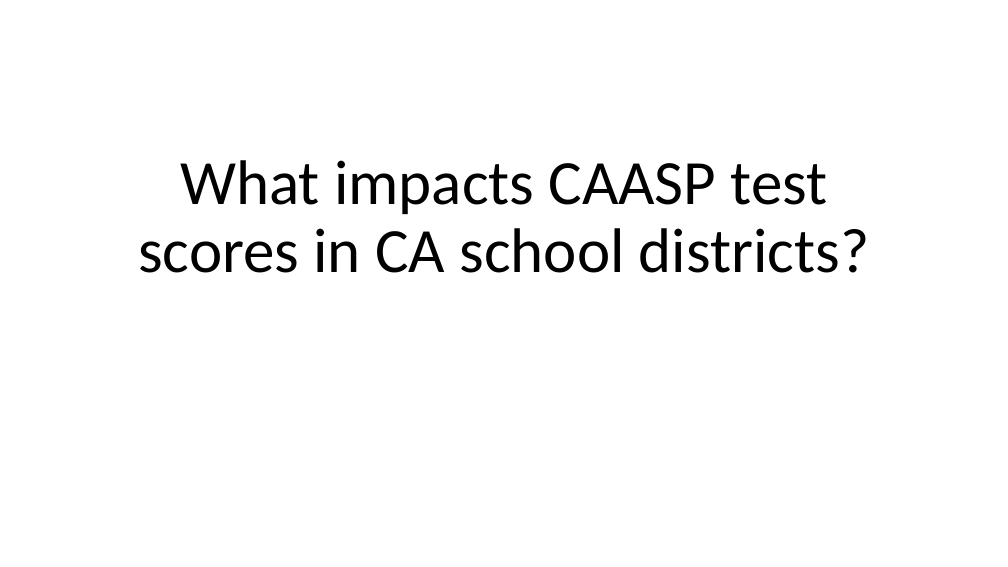
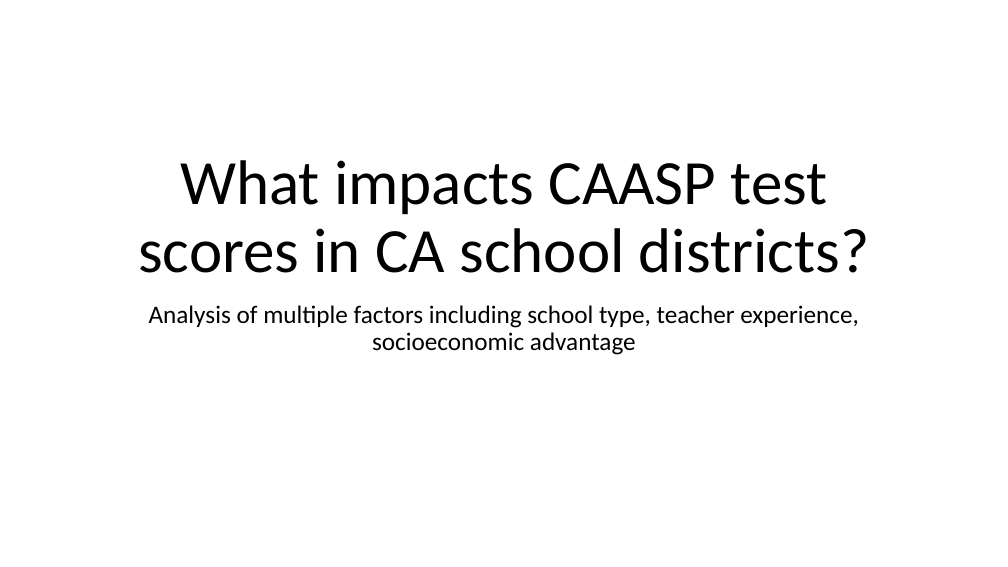
Before and after one commit to kmcclendon729/TeamBackpack, a slide deck: slide 1 of What impacts CAASP test scores in CA school.pptx. Drawn at 1008x567 pixels with LibreOffice and Linux fonts; fonts in the diff are those of the drawing; background and template pictures are left out. Boxes give left, top, right and bottom in pixels: in the first picture for what was removed or moved away, otherwise in the second. Text is boxed around its words. In the diff, an @@ line names an element or a change of style, - is before the commit and + after.

Commit message:
updating powerpoint

```diff
--- a/What impacts CAASP test scores in CA school.pptx
+++ b/What impacts CAASP test scores in CA school.pptx
@@ subtitle added at box(149, 305, 859, 355), 24 pt, text #000000 @@
+Analysis of multiple factors including school type, teacher experience, socioeconomic advantage
```
Also in this commit, not shown: 2 other slides changed, 20 slides added, 2 slides removed.
